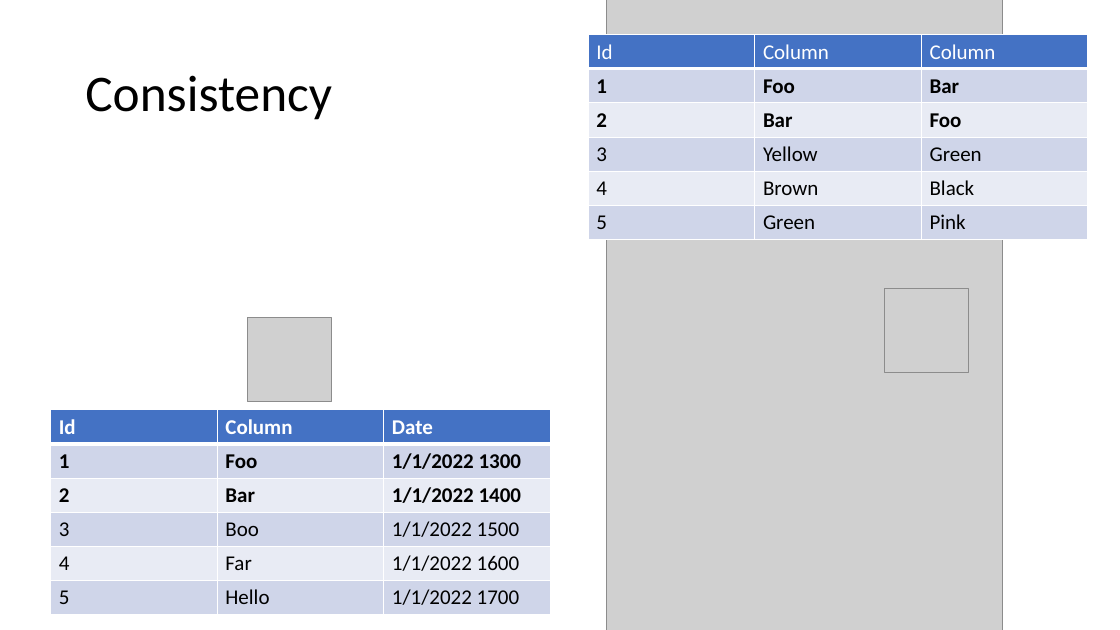
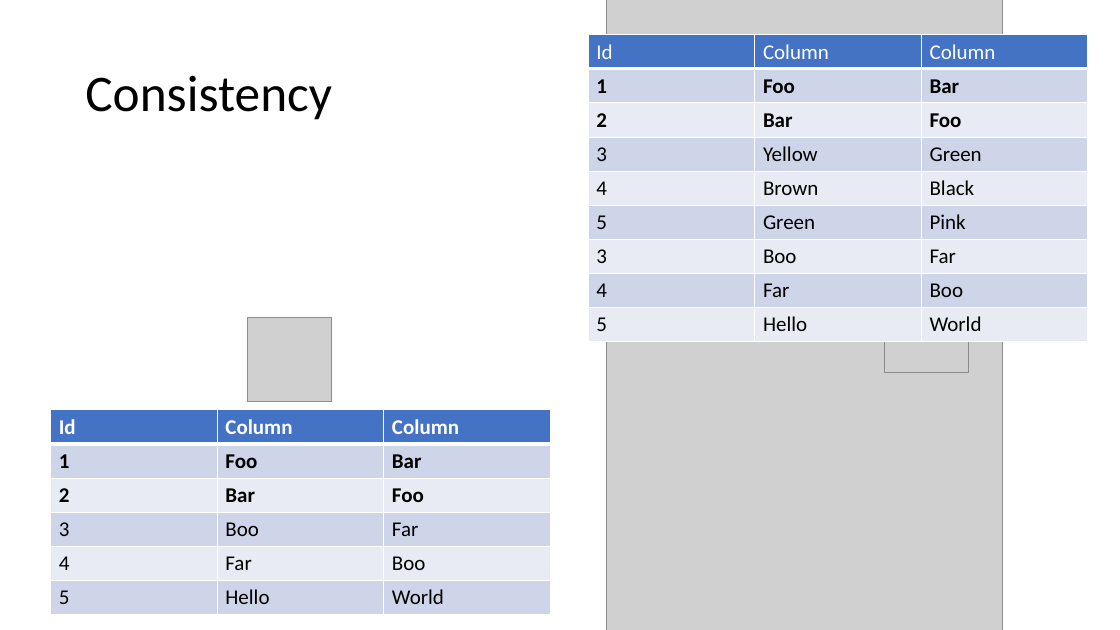
Before and after one commit to 1kevgriff/Workshop-ASPNETCore-Liftoff, a slide deck: slide 32 of Slides/02_DesignForSpeed.pptx. Drawn at 1120x630 pixels with LibreOffice and Linux fonts; fonts in the diff are those of the drawing; grey boxes stand for pictures. Boxes give left, top, right and bottom in pixels: in the first picture for what was removed or moved away, otherwise in the second. Text is boxed around its words. In the diff, an @@ line names an element or a change of style, - is before the commit and + after.

Commit message:
wip

```diff
--- a/Slides/02_DesignForSpeed.pptx
+++ b/Slides/02_DesignForSpeed.pptx
@@ table at <box>588,34,1087,337</box> @@
+row 7: 3 | Boo | Far
+row 8: 4 | Far | Boo
+row 9: 5 | Hello | World
@@ table at <box>50,410,549,612</box> @@
-row 1, column 3: Date
+row 1, column 3: Column
-row 2, column 3: 1/1/2022 1300
+row 2, column 3: Bar
-row 3, column 3: 1/1/2022 1400
+row 3, column 3: Foo
-row 4, column 3: 1/1/2022 1500
+row 4, column 3: Far
-row 5, column 3: 1/1/2022 1600
+row 5, column 3: Boo
-row 6, column 3: 1/1/2022 1700
+row 6, column 3: World
```
Also in this commit, not shown: 2 other slides changed, 3 slides added.
